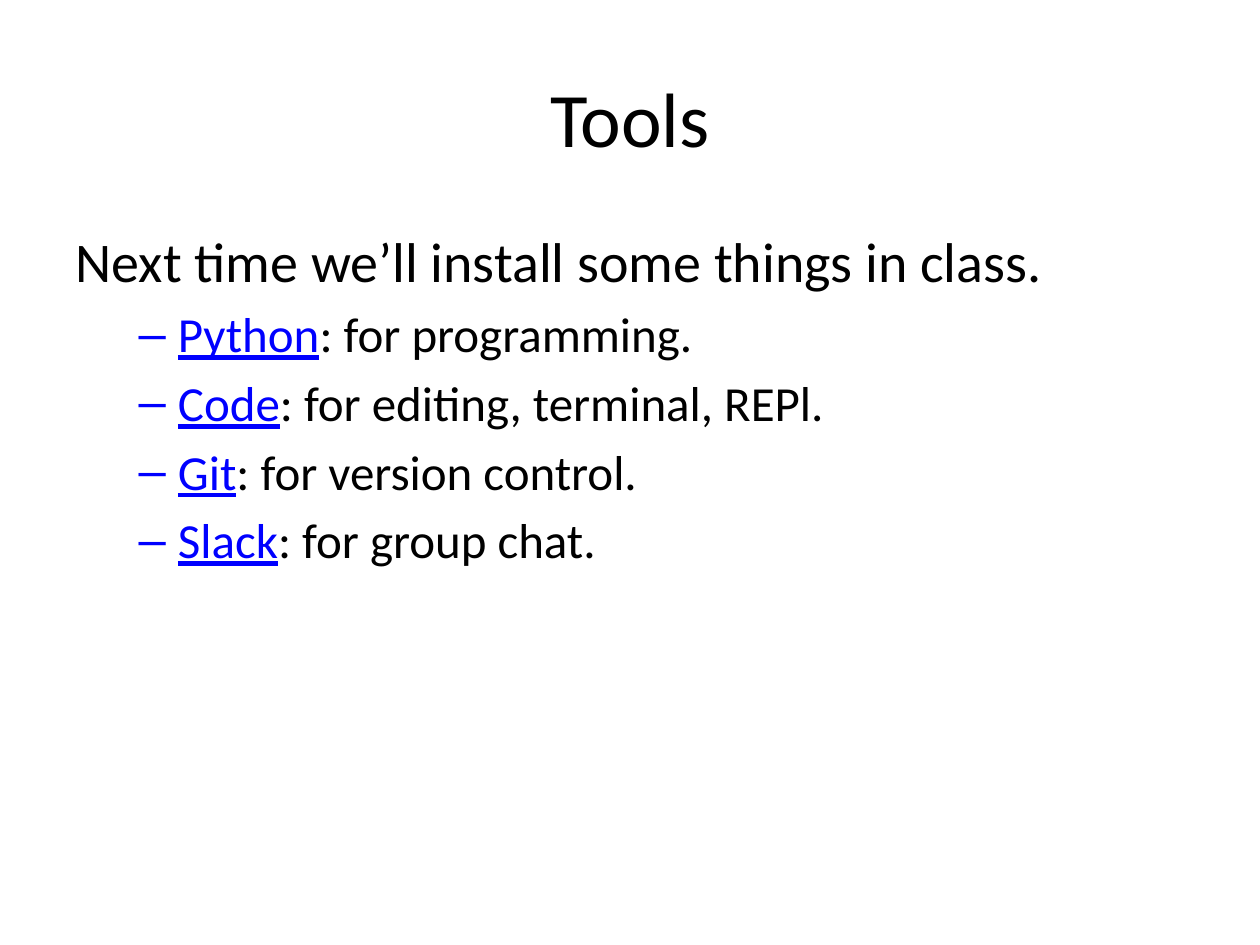
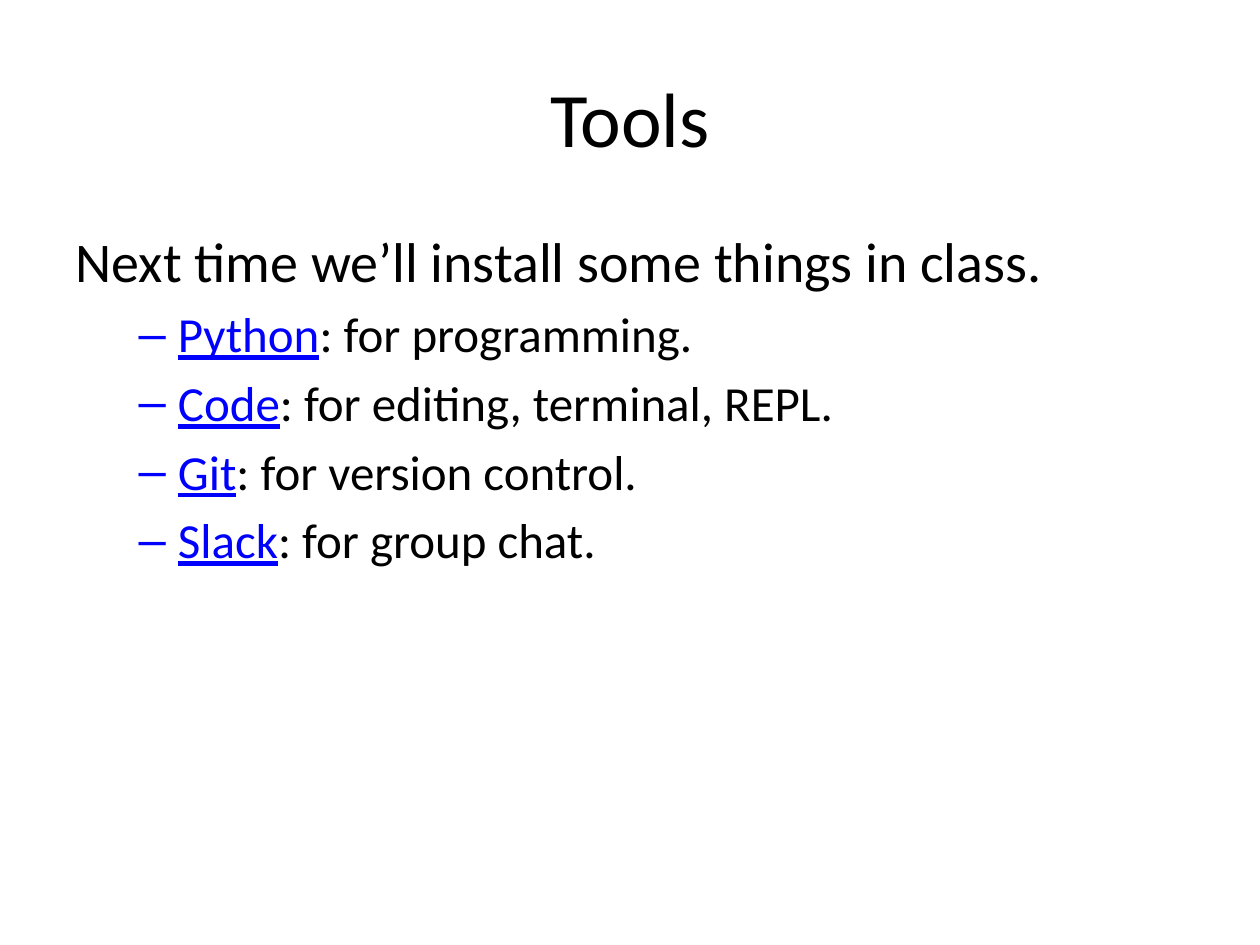
Before and after one commit to edsu/inst326, a slide deck: slide 7 of modules/introduction/105/slides.pptx. Drawn at 1260x945 pixels with LibreOffice and Linux fonts; fonts in the diff are those of the drawing. Boxes give left, top, right and bottom in pixels: in the first picture for what was removed or moved away, otherwise in the second. Text is boxed around its words. In the diff, an @@ line names an element or a change of style, - is before the commit and + after.

```diff
--- a/modules/introduction/105/slides.pptx
+++ b/modules/introduction/105/slides.pptx
@@ text at bbox=[178, 387, 833, 430]: text changed @@
-  – Code: for editing, terminal, REPl.
+  – Code: for editing, terminal, REPL.
```
Also in this commit, not shown: 4 other files.
